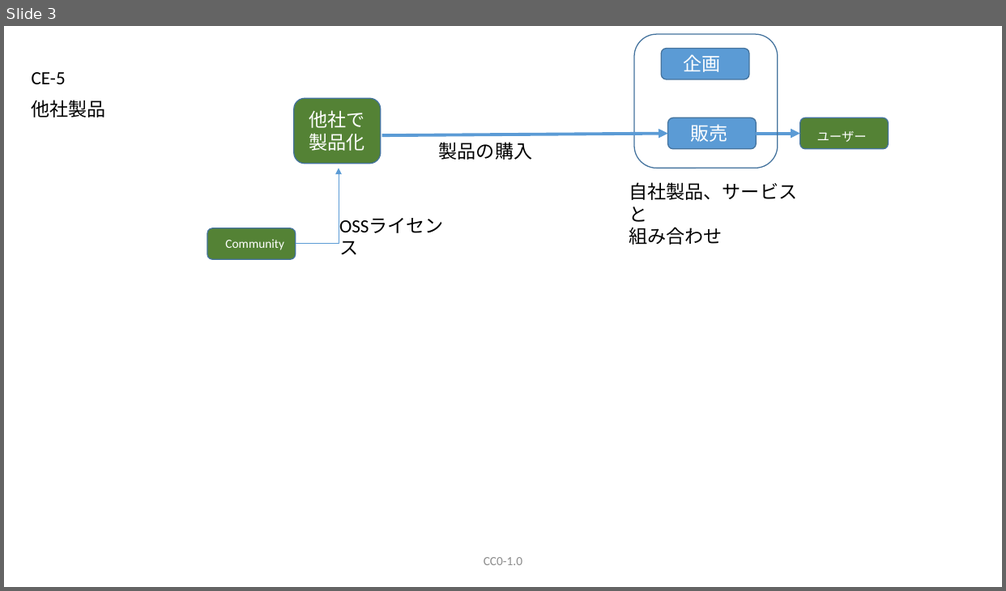
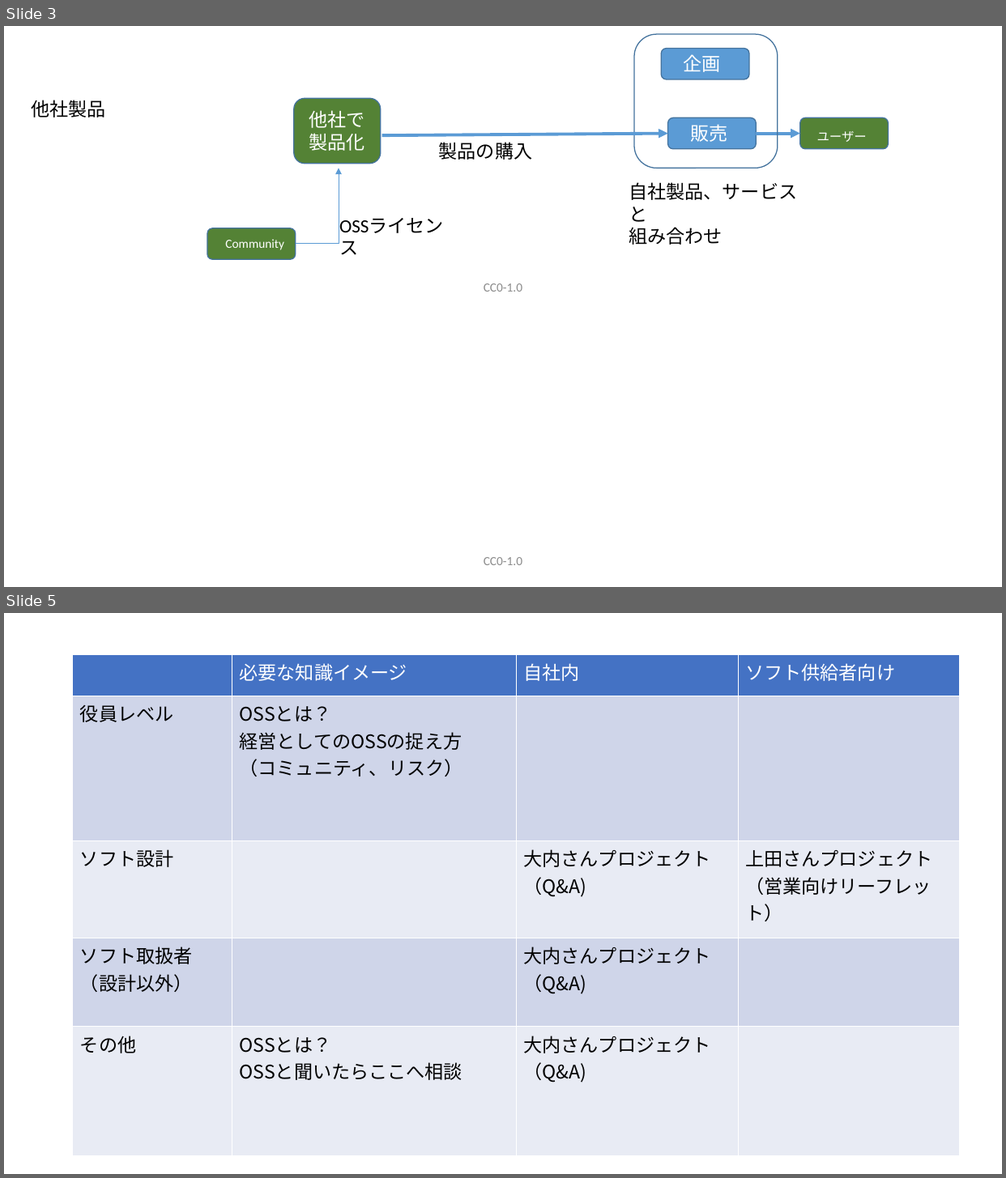
Before and after one commit to OpenChain-Project/OpenChain-JWG, a slide deck: CaseStudy/BusinessFlow/BusinessFlow-CE.pptx. Shown one above the other, each under a label of ours: slide 3 before the commit, slides 3 and 5 after it; the slides between them are not shown. The pictures are 1006x591 and 1006x1178 pixels, drawn with LibreOffice and Linux fonts; fonts in the diff are those of the drawing. Boxes give left, top, right and bottom in pixels: in the first picture for what was removed or moved away, otherwise in the second. Text is boxed around its words. In the diff, an @@ line names an element or a change of style, - is before the commit and + after.

```diff
--- a/CaseStudy/BusinessFlow/BusinessFlow-CE.pptx
+++ b/CaseStudy/BusinessFlow/BusinessFlow-CE.pptx
@@ slide 5 added at (4,613,1002,1174), background #FFFFFF @@
@@ table added at (73,655,960,1152), 5 rows, 4 columns @@
+ | 必要な知識イメージ | 自社内 | ソフト供給者向け
+役員レベル | OSSとは？ / 経営としてのOSSの捉え方 / （コミュニティ、リスク） |  | 
+ソフト設計 |  | 大内さんプロジェクト（Q&A) | 上田さんプロジェクト（営業向けリーフレット）
+ソフト取扱者 / （設計以外） |  | 大内さんプロジェクト（Q&A) | 
+その他 | OSSとは？ / OSSと聞いたらここへ相談 | 大内さんプロジェクト（Q&A) | 
@@ slide 3 changed as well @@
@@ text removed at (32,72,66,84) @@
-CE-5
@@ text added at (484,284,522,292), 12 pt, text #8C8C8C @@
+CC0-1.0
```
Also in this commit, not shown: 2 other slides changed, 1 other slide added.
